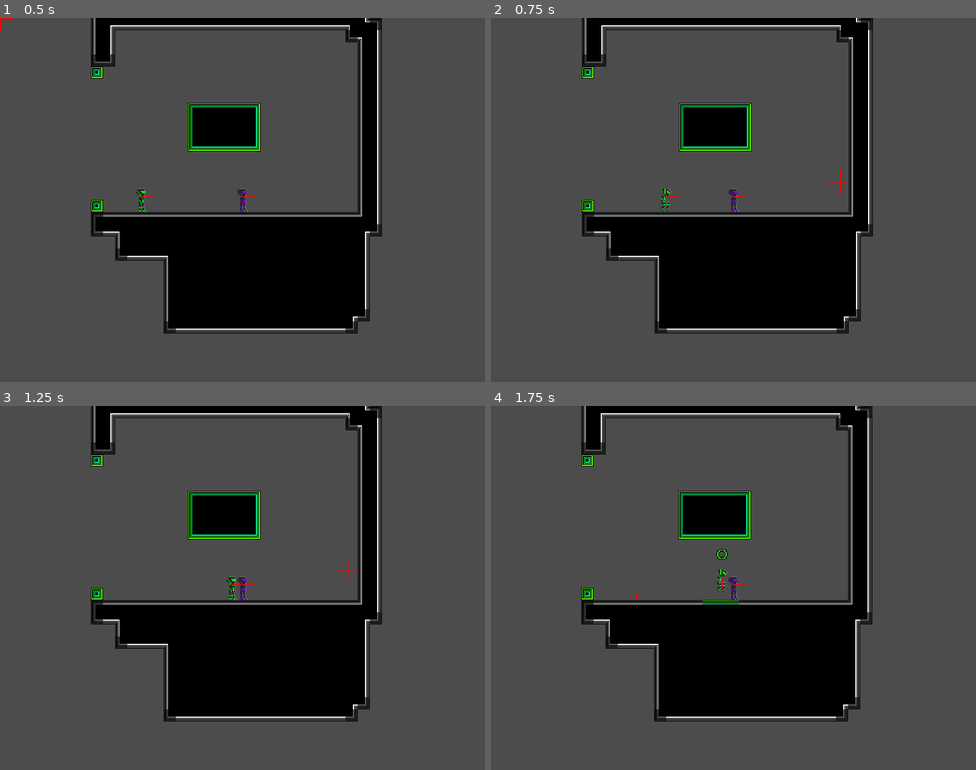
Above: before the commit, frames 1-4 (two rows, left to right).
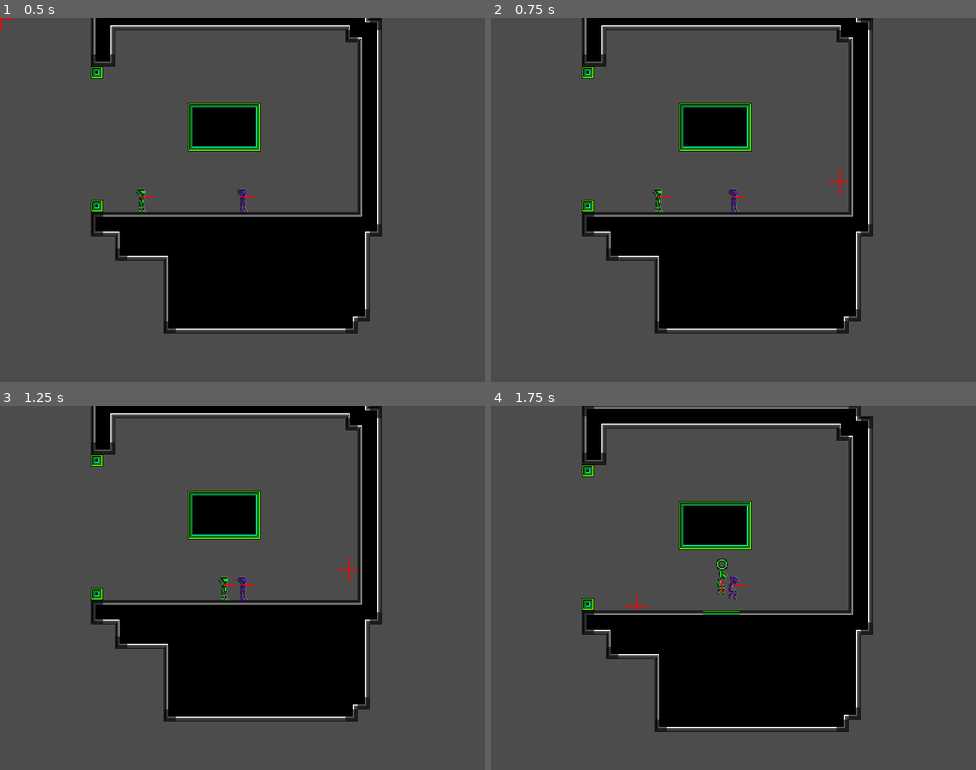
Above: after the commit, the same moments.

Repository: emmawithanE/Frisbee
Game: Godot game, scene res://scenes/World.tscn
Two runs of this game, one before a commit and one after it. Both use one fixed random seed, a clock stepped at 60 frames per second and the inputs below.
Inputs (mouse positions are in pixels of both pictures, inside the frame that each line leads up to):
- Up to frame 1 (0.5 s): no input
- Up to frame 2 (0.75 s): move the mouse to (840, 181) at 0.52 s; hold Right (ui_right) from 0.53 s (still down); tap R (dash) at 0.6 s
- Up to frame 3 (1.25 s): keep holding Right (ui_right); tap Space (jump) at 0.77 s
- Up to frame 4 (1.75 s): move the mouse to (636, 606) at 1.27 s; release Right (ui_right) at 1.28 s; hold Down (ui_down) from 1.28 s (still down); click (636, 606) at 1.35 s; tap Space (jump) at 1.52 s; tap R (dash) at 1.55 s

Frame 1 is identical in both runs. In frame 2, 0.2% of the frame differs, in the area x 33-39%, y 46-54%; in frame 3, 0.2%; in frame 4, 9.0%, in the area x 18-79%, y 0-90%.

Commit message:
bouncing

Diff:
--- a/scenes/Player.gd
+++ b/scenes/Player.gd
@@ -179,17 +179,20 @@
 			remaining_force = coll.remainder
 			remaining_force += (remaining_force*coll.normal).length()*coll.normal
 			if (coll.collider.has_method("bouncy")) && coll.collider.bouncy(self, coll):
+				print("bounce")
 				bounced = true
 				vel = vel.bounce(coll.normal) + coll.normal*Vector2(800, 800)
 				remaining_force += coll.normal*Vector2(800, 800)*delta
-			if coll.collider.has_method("rigid") && coll.collider.rigid(self, coll):
+			elif coll.collider.has_method("rigid") && coll.collider.rigid(self, coll):
 				pass
 			else:
-				var dv = (vel*coll.normal).length()*coll.normal
-				if dv.length() > vel.length() / 2:
-					if dash_state == DashState.Dash:
-						end_dash()
-				vel += dv
+				#if dv.length() > vel.length() / 2:
+				if dash_state == DashState.Dash:
+					vel = vel.bounce(coll.normal) * 0.2
+					end_dash()
+				else:
+					var dv = (vel*coll.normal).length()*coll.normal
+					vel += dv
 
 func grab_timeout():
 	print("timeout")
@@ -205,7 +208,6 @@
 			assert(false, "shooting state=" + str(shooting_state) + " when timer ended")
 
 func end_dash():
-	vel = Vector2(0, 0)
 	$DashTimer.stop()
 	dash_state = DashState.NoDash
 	$Sprite.set_frame_coords(Vector2(1, colour - 1))
@@ -215,6 +217,7 @@
 func dash_timeout():
 	match dash_state:
 		DashState.Dash:
+			vel = vel.normalized() * max(vel.length() - DASH_SPEED+200, MAX_SPD)
 			end_dash()
 		_:
 			assert(false, "dash state=" + str(dash_state) + " when timer ended")
--- a/scenes/Shot.gd
+++ b/scenes/Shot.gd
@@ -19,24 +19,29 @@
 	if collision:
 		if (collision.get_collider().has_method("ball_collision")):
 			collision.get_collider().ball_collision(self, collision)
-		look_at(global_position + vel)
+			update_sprite()
+
+func ball_collision(ball, coll):
+	set_vel(vel.bounce(coll.normal) + ball.vel)
+
+func set_vel(v):
+	vel = v
+	Signals.emit_signal("speed_changed", get_instance_id(), vel.length())
+	update_sprite()
 
 func increase_speed():
 	var v = vel.length()
 	var new_v = min(MAX_SPEED, v + sqrt(v))
-	vel = vel.normalized() * new_v
-	Signals.emit_signal("speed_changed", get_instance_id(), new_v)
+	set_vel(vel.normalized() * new_v)
+
+func add_vel(v):
+	set_vel(vel + v)
 
 func update_sprite():
 	var new_col = Vector2(colour, int(vel.length() > MAX_SPEED * 0.9))
 	print(str(new_col))
 	$Sprite.set_frame_coords(new_col)
-
-func add_vel(v):
-	print("adding vel " + str(v) + " to " + str(vel))
-	vel += v
-	Signals.emit_signal("speed_changed", get_instance_id(), vel.length())
-	update_sprite()
+	look_at(global_position + vel)
 
 func die():
 	queue_free()
